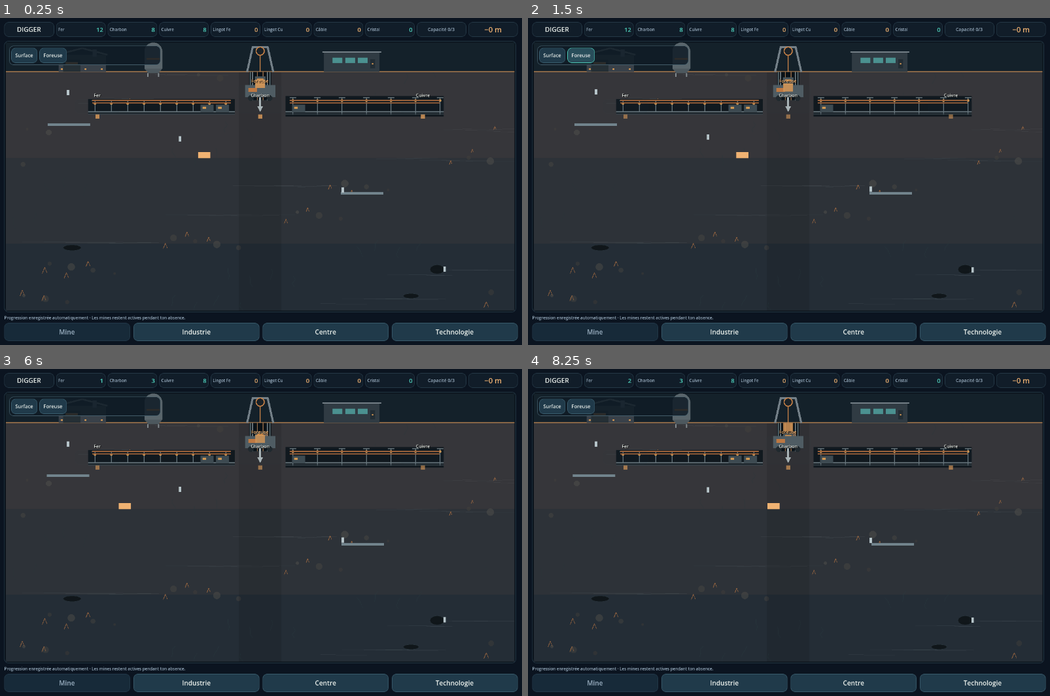
Above: before the commit, frames 1-4 (two rows, left to right).
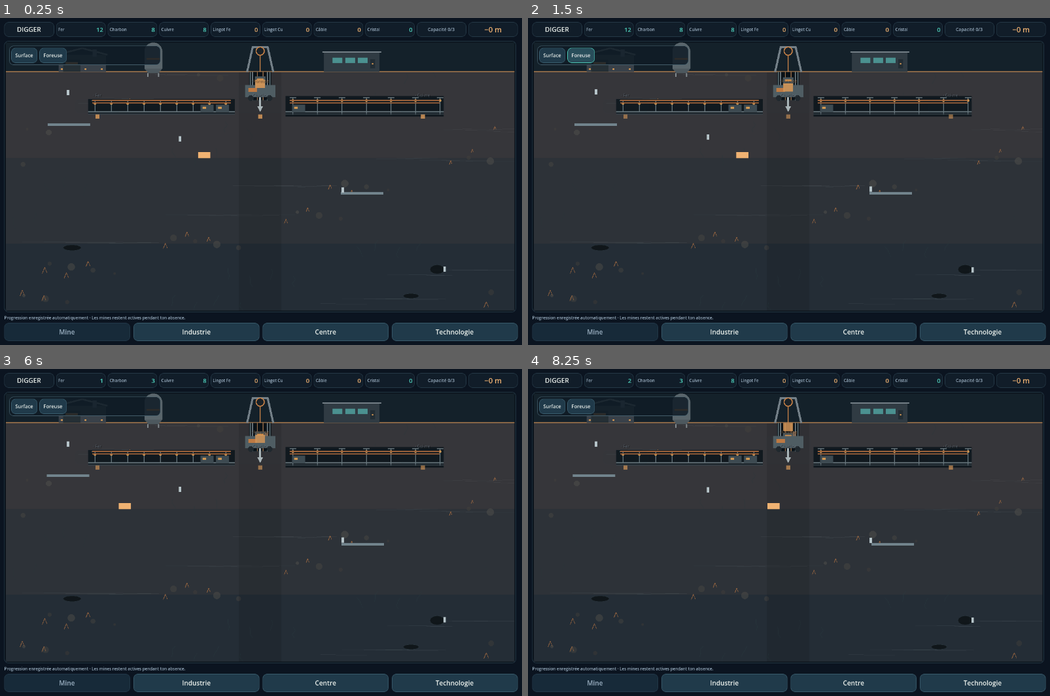
Above: after the commit, the same moments.

Repository: devjonathan1999-del/Project-Digger
Game: Godot game, scene res://scenes/main.tscn
Same seed, same stepped clock (60 frames per second), same inputs: the game is played once before the commit and once after it.
Inputs:
- Up to frame 1 (0.25 s): no input
- Up to frame 2 (1.5 s): click "Surface" at 0.5 s; click "Foreuse" at 1.25 s
- Up to frame 3 (6 s): click "Industrie" at 2 s; click "Améliorer" at 2.75 s; click "Lingot de fer" at 3.5 s; click "Lancer le lot" at 4.25 s; click "Câble" at 5 s; click "Mine" at 5.75 s
- Up to frame 4 (8.25 s): click "Centre" at 6.5 s; click "Technologie" at 7.25 s; click "Mine" at 8 s

The runs differ from the first frame. In frame 1, less than 0.1% of the frame differs, in the area x 18-83%, y 18-25%; in frame 2, less than 0.1%; in frame 3, less than 0.1%; in frame 4, less than 0.1%.

Commit message:
feat: add contextual v0.5 world markers

Diff:
--- a/src/industry/ui/mine_interaction_presenter.gd
+++ b/src/industry/ui/mine_interaction_presenter.gd
@@ -3,8 +3,12 @@
 
 const Style = preload("res://src/industry/ui/industry_theme.gd")
 
+const REST_ALPHA := 0.34
+const EMPHASIZED_ALPHA := 1.0
+
 var _world: Control
 var _labels: Dictionary = {}
+var _selected_key := ""
 
 func _ready() -> void:
     name = "MineInteractionPresenter"
@@ -14,7 +18,23 @@
 
 func bind(world: Control) -> void:
     _world = world
+    if _world != null and _world.has_signal("selection_changed") and not _world.selection_changed.is_connected(_on_world_selection):
+        _world.selection_changed.connect(_on_world_selection)
     _sync()
+
+func set_selected_key(key: String) -> void:
+    _selected_key = key
+    _sync()
+
+func marker_alpha(key: String) -> float:
+    if not _labels.has(key) or not is_instance_valid(_labels[key]):
+        return -1.0
+    return float((_labels[key] as CanvasItem).modulate.a)
+
+func marker_is_emphasized(key: String) -> bool:
+    if not _labels.has(key) or not is_instance_valid(_labels[key]):
+        return false
+    return bool((_labels[key] as Control).get_meta("emphasized", false))
 
 func _process(_delta: float) -> void:
     if _world == null or not is_instance_valid(_world):
@@ -22,6 +42,8 @@
     _sync()
 
 func _sync() -> void:
+    if _world == null or not is_instance_valid(_world):
+        return
     move_to_front()
     var seen: Dictionary = {}
     for node in _world.get_children():
@@ -51,8 +73,8 @@
     var original_text := str(target.get_meta("presenter_original_text", ""))
     target.tooltip_text = original_text
     target.text = ""
-    target.modulate = Color(1.0, 1.0, 1.0, 0.04)
-    target.focus_mode = Control.FOCUS_NONE
+    target.modulate = Color(1.0, 1.0, 1.0, 0.035)
+    target.focus_mode = Control.FOCUS_ALL
 
 func _sync_label(key: String, text: String, target: Button) -> void:
     var label: Label
@@ -64,24 +86,48 @@
         label.mouse_filter = Control.MOUSE_FILTER_IGNORE
         label.horizontal_alignment = HORIZONTAL_ALIGNMENT_CENTER
         label.vertical_alignment = VERTICAL_ALIGNMENT_CENTER
-        label.add_theme_font_size_override("font_size", 11)
-        label.add_theme_color_override("font_color", Style.TEXT)
-        label.add_theme_color_override("font_shadow_color", Color(0, 0, 0, 0.85))
+        label.add_theme_color_override("font_shadow_color", Color(0, 0, 0, 0.88))
         label.add_theme_constant_override("shadow_offset_x", 1)
         label.add_theme_constant_override("shadow_offset_y", 1)
         add_child(label)
         _labels[key] = label
 
-    label.text = text
+    var emphasized := key == _selected_key or target.has_focus() or target.is_hovered()
+    label.set_meta("emphasized", emphasized)
+    label.text = text if emphasized else "· " + text
     label.visible = target.visible
-    label.size = Vector2(maxf(92.0, target.size.x), 20.0)
+    label.size = Vector2(maxf(78.0, target.size.x), 20.0)
     label.position = Vector2(target.position.x + target.size.x * 0.5 - label.size.x * 0.5, target.position.y - 20.0)
+    label.add_theme_font_size_override("font_size", 12 if emphasized else 10)
+    label.modulate = Color(1.0, 1.0, 1.0, EMPHASIZED_ALPHA if emphasized else REST_ALPHA)
+    label.add_theme_color_override("font_color", _color_for_key(key, emphasized))
+
+func _color_for_key(key: String, emphasized: bool) -> Color:
+    var color := Style.MUTED
     if key == "Drill":
-        label.add_theme_color_override("font_color", Style.COPPER)
+        color = Style.COPPER
     elif key.begins_with("Discovery_"):
-        label.add_theme_color_override("font_color", Style.ACCENT)
+        color = Style.ACCENT
     elif key.begins_with("Site_"):
-        label.add_theme_color_override("font_color", Style.CRYSTAL_CYAN)
+        color = Style.CRYSTAL_CYAN
+    elif emphasized:
+        color = Style.TEXT
+    if emphasized:
+        return color.lightened(0.10)
+    return color
+
+func _on_world_selection(kind: String, id: String) -> void:
+    match kind:
+        "mine":
+            set_selected_key(id)
+        "drill":
+            set_selected_key("Drill")
+        "discovery":
+            set_selected_key("Discovery_" + id.replace(":", "_"))
+        "site":
+            set_selected_key("Site_" + id.replace(":", "_"))
+        _:
+            set_selected_key("")
 
 func _key_for_target(node_name: StringName) -> String:
     var value := str(node_name)
